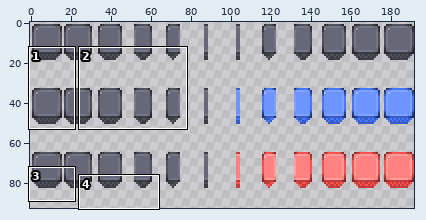
Edited in one commit: pixel-art file (assets/plates.aseprite). The picture above shows the old version from afar; the outline marks the close-up.
Close-up. As it was:
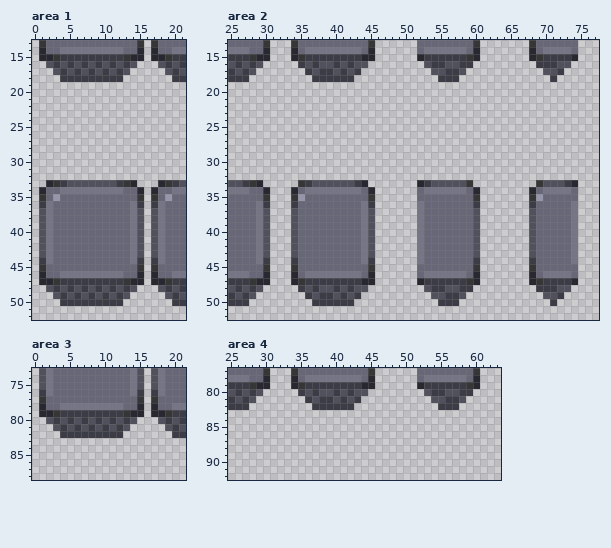
192x96 pixels, 1 frame. Shown: area 1: x 0..21, y 13..52; area 2: x 25..77, y 13..52; area 3: x 0..21, y 73..88; area 4: x 25..63, y 77..92. The wide view leaves out empty margins. The commit also changed other parts of the picture, which this record leaves out.
Now the later version:
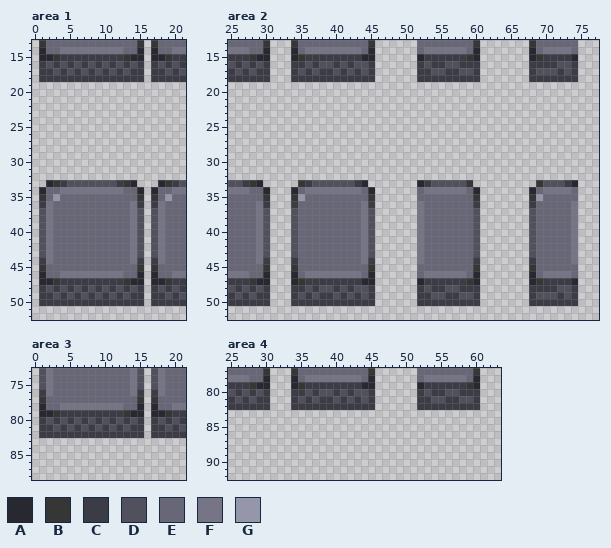
Palette (. is transparent): A #282830  B #363636  C #3c3c46  D #51515e  E #676778  F #757585  G #9696ab
Change:
{"where": "area 1"}
{"y":16,"x":1,"old":".","new":"C"}
{"y":16,"x":15,"old":".","new":"C"}
{"y":16,"x":17,"old":".","new":"C"}
{"y":17,"x":1,"old":"..","new":"CC"}
{"y":17,"x":14,"old":"..","new":"CC"}
{"y":17,"x":17,"old":"..","new":"CC"}
{"y":18,"x":1,"old":"...","new":"CCC"}
{"y":18,"x":13,"old":"...","new":"CCC"}
{"y":18,"x":17,"old":"...","new":"CCC"}
{"y":48,"x":1,"old":".","new":"C"}
{"y":48,"x":15,"old":".","new":"C"}
{"y":48,"x":17,"old":".","new":"C"}
{"y":49,"x":1,"old":"..","new":"CC"}
{"y":49,"x":14,"old":"..","new":"CC"}
{"y":49,"x":17,"old":"..","new":"CC"}
{"y":50,"x":1,"old":"...","new":"CCC"}
{"y":50,"x":13,"old":"...","new":"CCC"}
{"y":50,"x":17,"old":"...","new":"CCC"}
{"where": "area 2"}
{"y":16,"x":30,"old":".","new":"C"}
{"y":16,"x":34,"old":".","new":"C"}
{"y":16,"x":45,"old":".","new":"C"}
{"y":16,"x":52,"old":".","new":"C"}
{"y":16,"x":60,"old":".","new":"C"}
{"y":16,"x":68,"old":".","new":"C"}
{"y":16,"x":74,"old":".","new":"C"}
{"y":17,"x":29,"old":"..","new":"CC"}
{"y":17,"x":34,"old":"..","new":"CD"}
{"y":17,"x":44,"old":"..","new":"DC"}
{"y":17,"x":52,"old":"..","new":"CC"}
{"y":17,"x":59,"old":"..","new":"DC"}
{"y":17,"x":68,"old":"..","new":"CD"}
{"y":17,"x":73,"old":"..","new":"DC"}
{"y":18,"x":28,"old":"...","new":"CCC"}
{"y":18,"x":34,"old":"...","new":"CCC"}
{"y":18,"x":43,"old":"...","new":"CCC"}
{"y":18,"x":52,"old":"...","new":"CCC"}
{"y":18,"x":58,"old":"...","new":"CCC"}
{"y":18,"x":68,"old":"...","new":"CCC"}
{"y":18,"x":72,"old":"...","new":"CCC"}
{"y":48,"x":30,"old":".","new":"C"}
{"y":48,"x":34,"old":".","new":"C"}
{"y":48,"x":45,"old":".","new":"C"}
{"y":48,"x":52,"old":".","new":"C"}
{"y":48,"x":60,"old":".","new":"C"}
{"y":48,"x":68,"old":".","new":"C"}
{"y":48,"x":74,"old":".","new":"C"}
{"y":49,"x":29,"old":"..","new":"CC"}
{"y":49,"x":34,"old":"..","new":"CD"}
{"y":49,"x":44,"old":"..","new":"DC"}
{"y":49,"x":52,"old":"..","new":"CC"}
{"y":49,"x":59,"old":"..","new":"DC"}
{"y":49,"x":68,"old":"..","new":"CD"}
{"y":49,"x":73,"old":"..","new":"DC"}
{"y":50,"x":28,"old":"...","new":"CCC"}
{"y":50,"x":34,"old":"...","new":"CCC"}
{"y":50,"x":43,"old":"...","new":"CCC"}
{"y":50,"x":52,"old":"...","new":"CCC"}
{"y":50,"x":58,"old":"...","new":"CCC"}
{"y":50,"x":68,"old":"...","new":"CCC"}
{"y":50,"x":72,"old":"...","new":"CCC"}
{"where": "area 3"}
{"y":80,"x":1,"old":".","new":"C"}
{"y":80,"x":15,"old":".","new":"C"}
{"y":80,"x":17,"old":".","new":"C"}
{"y":81,"x":1,"old":"..","new":"CC"}
{"y":81,"x":14,"old":"..","new":"CC"}
{"y":81,"x":17,"old":"..","new":"CC"}
{"y":82,"x":1,"old":"...","new":"CCC"}
{"y":82,"x":13,"old":"...","new":"CCC"}
{"y":82,"x":17,"old":"...","new":"CCC"}
{"where": "area 4"}
{"y":80,"x":30,"old":".","new":"C"}
{"y":80,"x":34,"old":".","new":"C"}
{"y":80,"x":45,"old":".","new":"C"}
{"y":80,"x":52,"old":".","new":"C"}
{"y":80,"x":60,"old":".","new":"C"}
{"y":81,"x":29,"old":"..","new":"CC"}
{"y":81,"x":34,"old":"..","new":"CD"}
{"y":81,"x":44,"old":"..","new":"DC"}
{"y":81,"x":52,"old":"..","new":"CC"}
{"y":81,"x":59,"old":"..","new":"DC"}
{"y":82,"x":28,"old":"...","new":"CCC"}
{"y":82,"x":34,"old":"...","new":"CCC"}
{"y":82,"x":43,"old":"...","new":"CCC"}
{"y":82,"x":52,"old":"...","new":"CCC"}
{"y":82,"x":58,"old":"...","new":"CCC"}
